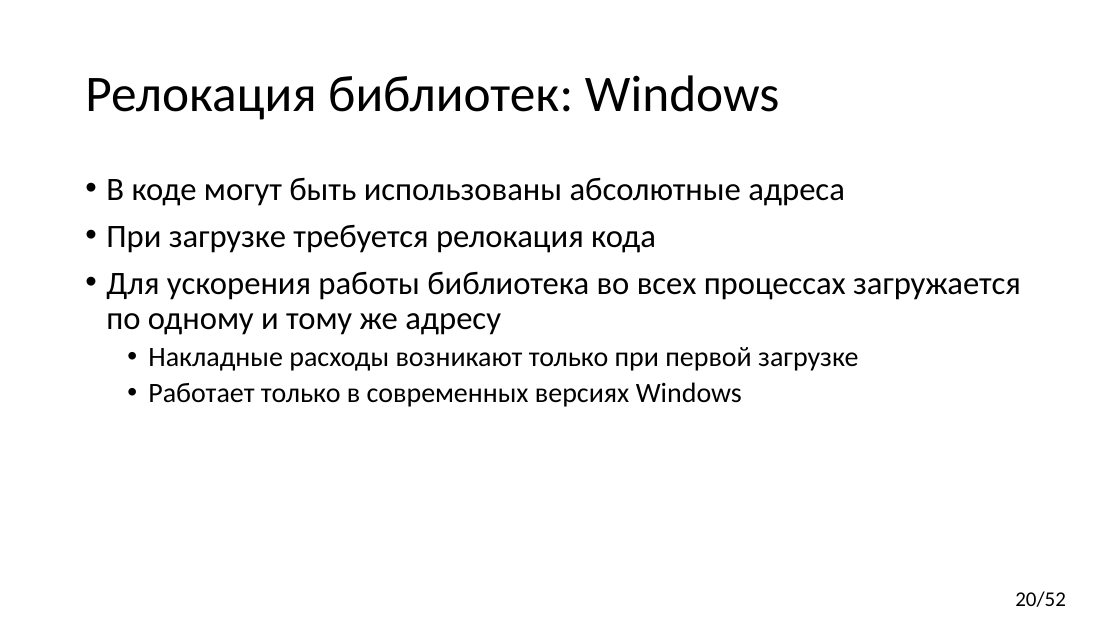
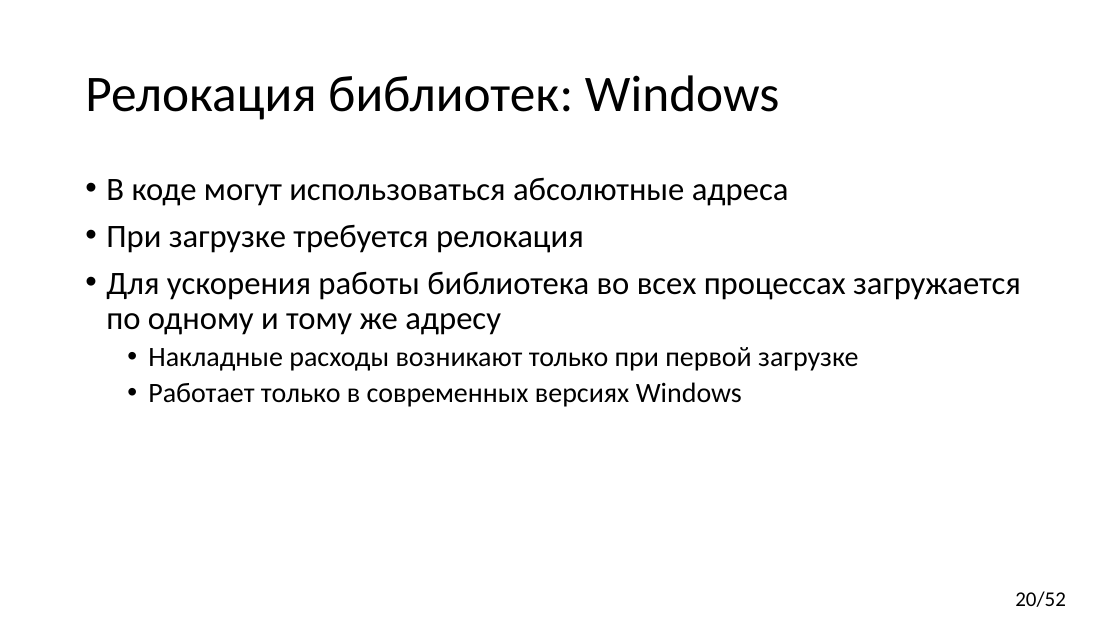
Before and after one commit to yugr/CppRussia, a slide deck: slide 20 of 2024/RU.pptx. Drawn at 1120x630 pixels with LibreOffice and Linux fonts; fonts in the diff are those of the drawing. Boxes give left, top, right and bottom in pixels: in the first picture for what was removed or moved away, otherwise in the second. Text is boxed around its words. In the diff, an @@ line names an element or a change of style, - is before the commit and + after.

```diff
--- a/2024/RU.pptx
+++ b/2024/RU.pptx
@@ text at <box>106,178,789,253</box>: text changed @@
-• В коде могут быть использованы абсолютные адреса
-• При загрузке требуется релокация кода
+• В коде могут использоваться абсолютные адреса
+• При загрузке требуется релокация
```
Also in this commit, not shown: 17 other slides changed.
